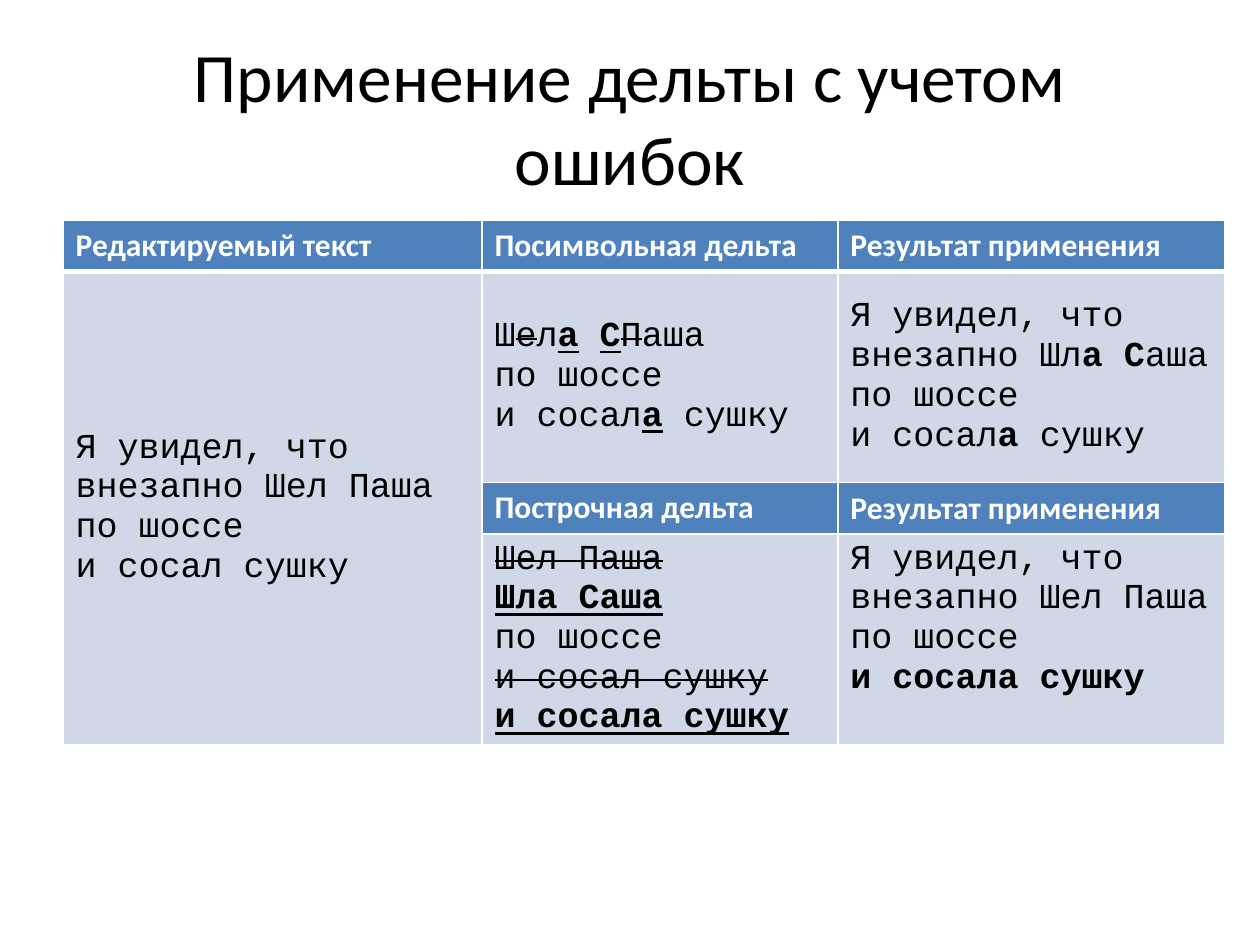
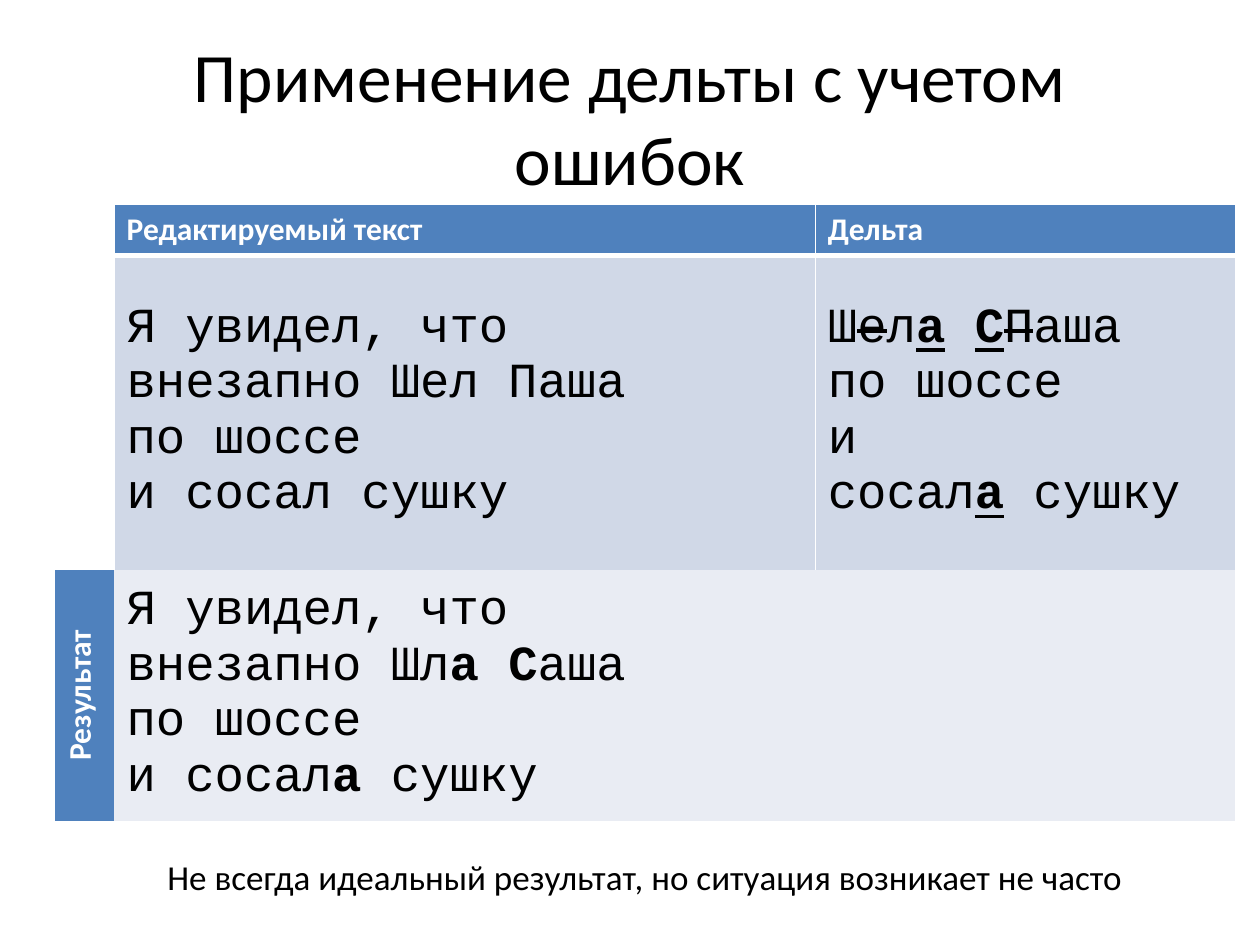
Before and after one commit to mikhail-putilov/archive, a slide deck: slide 9 of ВКР Путилов М.Ю. Презентация.pptx (slide 20 before the commit). Drawn at 1260x945 pixels with LibreOffice and Linux fonts; fonts in the diff are those of the drawing. Boxes give left, top, right and bottom in pixels: in the first picture for what was removed or moved away, otherwise in the second. Text is boxed around its words. In the diff, an @@ line names an element or a change of style, - is before the commit and + after.

```diff
--- a/ВКР Путилов М.Ю. Презентация.pptx
+++ b/ВКР Путилов М.Ю. Презентация.pptx
@@ table at box(54, 204, 1235, 838) @@
-row 1: Редактируемый текст | Посимвольная дельта | Результат применения
-row 2: Я увидел, что / внезапно Шел Паша / по шоссе / и сосал сушку | Шела СПаша по шоссе и сосала сушку | Я увидел, что / внезапно Шла Саша / по шоссе / и сосала сушку
-row 3:  | Построчная дельта | Результат применения
-row 4:  | Шел Паша / Шла Саша / по шоссе / и сосал сушку / и сосала сушку | Я увидел, что / внезапно Шел Паша / по шоссе / и сосала сушку
+row 1:  | Редактируемый текст | Дельта
+row 2:  | Я увидел, что / внезапно Шел Паша / по шоссе / и сосал сушку | Шела СПаша по шоссе и сосала сушку
+row 3: Результат | Я увидел, что / внезапно Шла Саша / по шоссе / и сосала сушку | 
@@ table: place and size @@
-table at box(63, 220, 1225, 767)
+table at box(54, 204, 1235, 838)
@@ text added at box(167, 866, 1122, 896), 20 pt, text #000000 @@
+Не всегда идеальный результат, но ситуация возникает не часто
```
Also in this commit, not shown: 4 other slides changed, 16 slides added, 20 slides removed, 17 other files.
